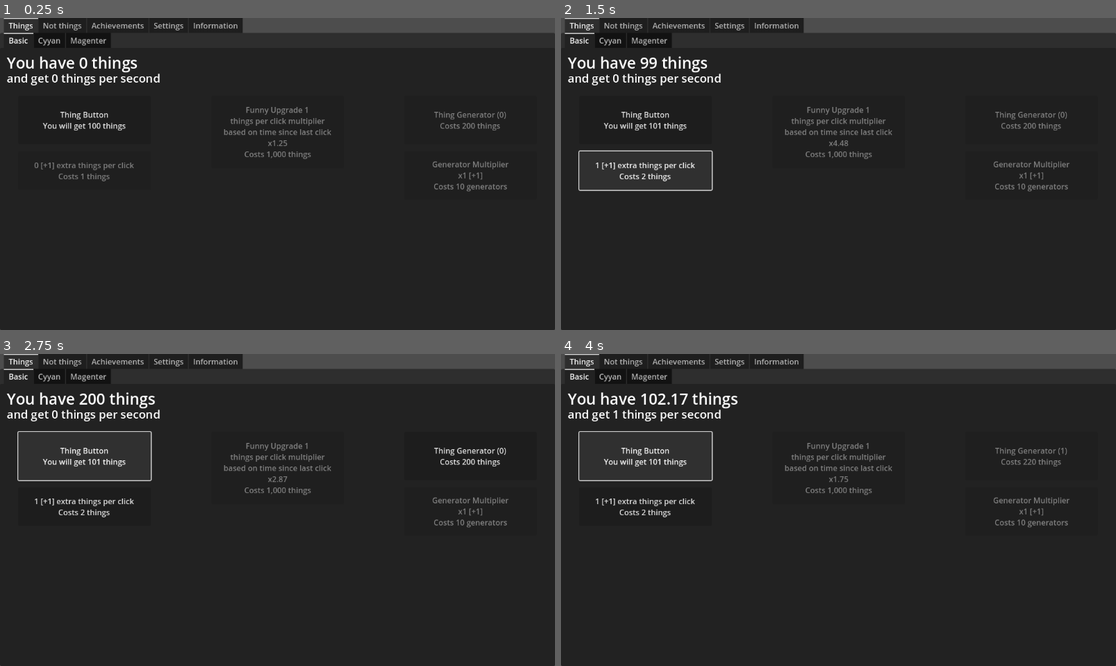
Above: before the commit, frames 1-4 (two rows, left to right).
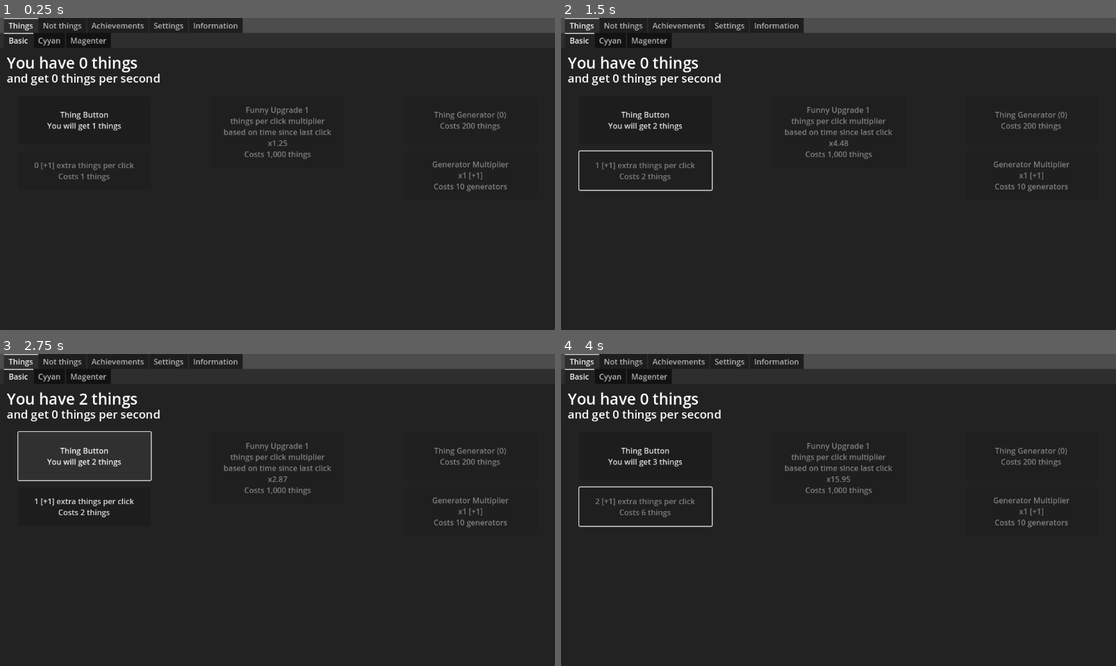
Above: after the commit, the same moments.

Repository: apia46/unnamedclickergame
Game: Godot game, scene res://game.tscn
Same seed, same stepped clock (60 frames per second), same inputs: the game is played once before the commit and once after it.
Inputs (mouse positions are in pixels of both pictures, inside the frame that each line leads up to):
- Up to frame 1 (0.25 s): no input
- Up to frame 2 (1.5 s): click "Thing Button You will get 100…" (after the commit: "Thing Button You will get 1 t…") at 0.5 s; click "0 [+1] extra things per click…" at 1.25 s
- Up to frame 3 (2.75 s): click "Thing Button You will get 101…" (after the commit: "Thing Button You will get 2 t…") at 2 s
- Up to frame 4 (4 s): click (1032, 456) at 2.75 s, where only the run before the commit has a clickable "Thing Generator (0) Costs 200…"; click "Thing Button You will get 101…" (after the commit: "1 [+1] extra things per click…") at 3.5 s

The runs differ from the first frame. In frame 1, 0.2% of the frame differs, in the area x 7-23%, y 33-37%; in frame 2, 0.7%; in frame 3, 0.7%; in frame 4, 1.4%, in the area x 3-91%, y 12-56%.

Commit message:
did stuff

Diff:
--- a/game/break_infinity.gd
+++ b/game/break_infinity.gd
@@ -101,7 +101,7 @@
 
 const POW_TWO_53 = 2**53
 static func IsSafeInteger(n) -> bool:
-	return n > -(POW_TWO_53 - 1) and n < POW_TWO_53 - 1
+	return n > -(POW_TWO_53 - 1) and n < POW_TWO_53 - 1 and n == floor(n)
 static func IsFinite(n:float) -> bool:
 	return abs(n) != INF
 
@@ -410,12 +410,13 @@
 				return Dec.ME(newMantissa, temp)
 
 		# Same speed and usually more accurate.
-		print(value)
+
 		var newExponent = Dec.trunc(temp)
+
 		var residue = temp - newExponent
 		newMantissa = pow(10, numberValue * Dec.log10(self.m) + residue)
 		if Dec.IsFinite(newMantissa) and newMantissa != 0:
-			return Dec.ME(newExponent, newExponent)
+			return Dec.ME(newMantissa, newExponent)
 
 		var result = Pow10(numberValue * self.AbsLog10())
 		if self.Sign() == -1:
--- a/things/basic/ThGM.gd
+++ b/things/basic/ThGM.gd
@@ -12,5 +12,4 @@
 	if !%ThG.n.GE(cost): return
 	n.Incr(add)
 	%ThG.n.Decr(cost)
-	#FUCKKKKKKKKKKKKKKKKKKKKKKKKKKKKKKKKKKKKKKKKKKKKKKKKKKKKKKKKKKKKKKKKKKKKKKKKKKKKK (doesnt fractional powers)
-	cost = Dec.D(10).PowOf(Dec.D(1.15).PowOf(n))
+	cost = Dec.D(10).PowOf(Dec.D(1.15).PowOf(n)).Floor()
--- a/things/basic/ThPC.gd
+++ b/things/basic/ThPC.gd
@@ -6,9 +6,10 @@
 func _process(d):
 	timeSince.Incr(d)
 
-	var nC = Dec.D(100)
-	nC = nC.Add(%MThPC.n)
-	if %FU.n>1: nC = nC.Mul(%FU.e1)
+	# calculating things per click
+	var nC = Dec.D(1)
+	nC.Incr(%MThPC.n)
+	if %FU.n>1: nC.Mulr(%FU.e1)
 	n = nC
 
 	text = "Thing Button\nYou will get "+n.F()+" things"
--- a/things/basic/ThPS.gd
+++ b/things/basic/ThPS.gd
@@ -3,6 +3,10 @@
 @onready var n = Dec.D(0)
 
 func _process(d):
-	n = %ThG.n
+	# calculating things per second
+	var nC = %ThG.n.Clone()
+	nC.Mulr(%ThGM.n)
+	n = nC
+
 	text = "and get "+n.F()+" things per second"
 	%Things.n.Incr(n.Mul(d))
